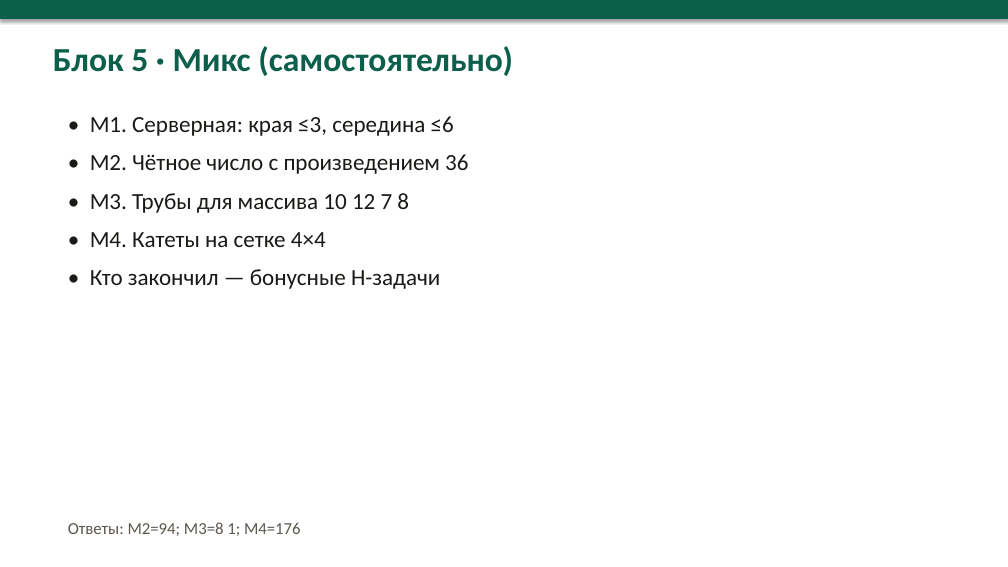
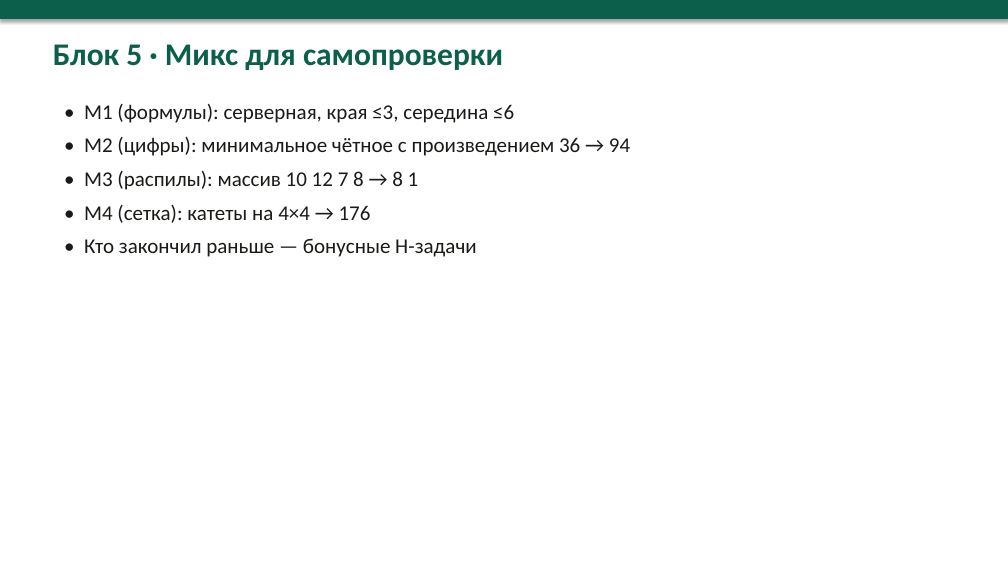
Before and after one commit to NastyaKL95/plan, a slide deck: slide 22 of informatika-mun-26-27/office/Prezentaciya_podgotovka_12h.pptx (slide 10 before the commit). Drawn at 1008x567 pixels with LibreOffice and Linux fonts; fonts in the diff are those of the drawing. Boxes give left, top, right and bottom in pixels: in the first picture for what was removed or moved away, otherwise in the second. Text is boxed around its words. In the diff, an @@ line names an element or a change of style, - is before the commit and + after.

```diff
--- a/informatika-mun-26-27/office/Prezentaciya_podgotovka_12h.pptx
+++ b/informatika-mun-26-27/office/Prezentaciya_podgotovka_12h.pptx
@@ text at box(53, 44, 503, 70): text changed; size 32 to 30 pt @@
-Блок 5 · Микс (самостоятельно)
+Блок 5 · Микс для самопроверки
@@ text at box(84, 104, 630, 257): text changed; size 22 to 20 pt @@
-• M1. Серверная: края ≤3, середина ≤6
-• M2. Чётное число с произведением 36
-• M3. Трубы для массива 10 12 7 8
-• M4. Катеты на сетке 4×4
-• Кто закончил — бонусные H-задачи
+• M1 (формулы): серверная, края ≤3, середина ≤6
+• M2 (цифры): минимальное чётное с произведением 36 → 94
+• M3 (распилы): массив 10 12 7 8 → 8 1
+• M4 (сетка): катеты на 4×4 → 176
+• Кто закончил раньше — бонусные H-задачи
@@ text removed at box(68, 522, 301, 536) @@
-Ответы: M2=94; M3=8 1; M4=176
```
Also in this commit, not shown: 7 other slides changed, 18 slides added, 5 slides removed, 13 other files.
